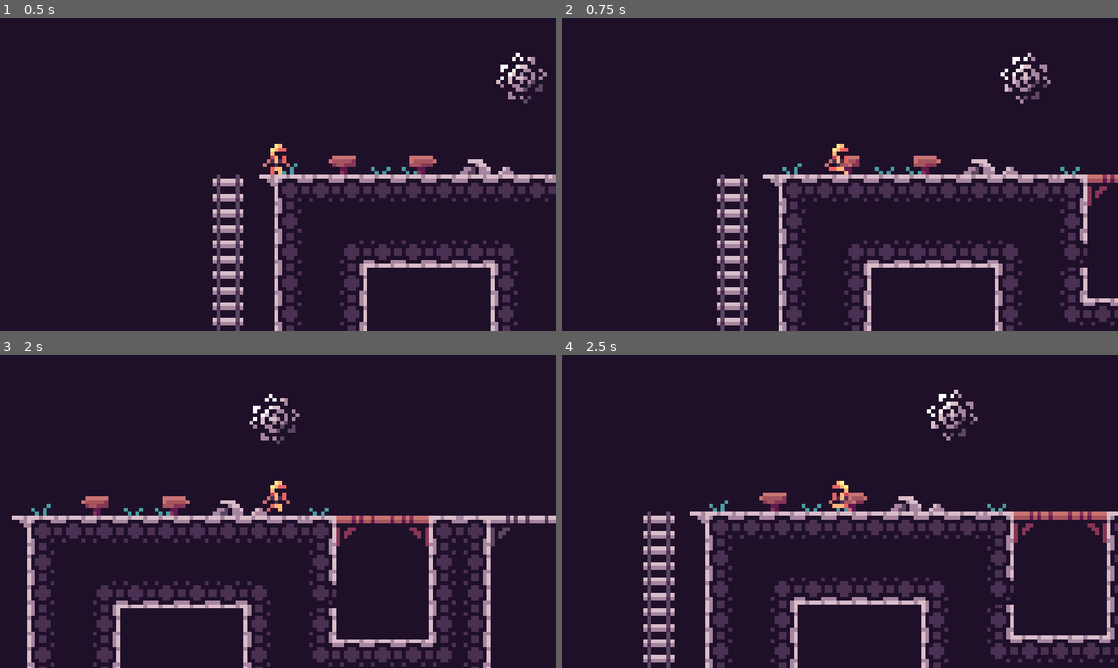
Above: before the commit, frames 1-4 (two rows, left to right).
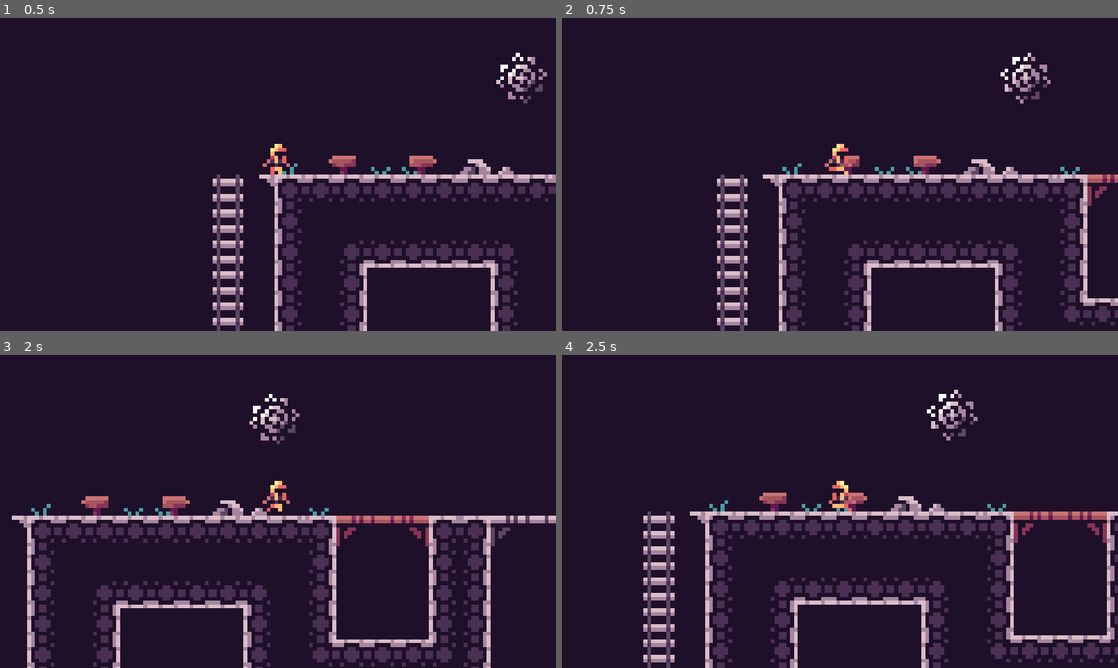
Above: after the commit, the same moments.

Repository: kjardine00/MetroidvaniaPuzzleGame
Game: Godot game, scene res://RoomBuilder/room_template.tscn
Two runs of this game, one before a commit and one after it. Both use one fixed random seed, a clock stepped at 60 frames per second and the inputs below. The project has no main scene, so this scene is started directly.
Inputs:
- Up to frame 1 (0.5 s): no input
- Up to frame 2 (0.75 s): tap Enter at 0.5 s; hold D (move_right) from 0.53 s (still down); hold F (interact) from 0.53 s (still down)
- Up to frame 3 (2 s): keep holding D (move_right); tap K (jump) at 0.77, 1.52 s; release F (interact) at 1.28 s; tap J (attack) at 1.35 s; tap F (interact) at 1.55 s
- Up to frame 4 (2.5 s): release D (move_right) at 2.03 s; hold A (move_left) from 2.03 s (still down); hold F (interact) from 2.03 s (still down)

Frame 1 is identical in both runs. In frame 2, 0.1% of the frame differs, in the area x 89-95%, y 71-80%; in frame 3, 0.1%; in frame 4, 0.1%.

Commit message:
started working on inputing a dialog manager

Diff:
--- a/RoomBuilder/room_template.tscn
+++ b/RoomBuilder/room_template.tscn
@@ -47,7 +47,7 @@
 tile_set = SubResource("TileSet_802c3")
 
 [node name="CaveTileMapLayer" parent="." instance=ExtResource("3_porx7")]
-tile_map_data = PackedByteArray("AAABAAsAAAAGAAIAAAABAAoAAAA …(2888 unchanged characters)… gAAkAAAAGAAIAAAAgAAgAAAAIAAIAAAAnAAgAAAAIAAMAAAAdAAYAAAAAAAEAAAAOAAwAAAAOAAIAAAAKAAw …(2703 unchanged characters)…
+tile_map_data = PackedByteArray("AAABAAsAAAAGAAIAAAABAAoAAAA …(2888 unchanged characters)… gAAkAAAAGAAIAAAAgAAgAAAAIAAIAAAAnAAgAAAAGAAIAAAAdAAYAAAAAAAEAAAAOAAwAAAAOAAIAAAAKAAw …(2703 unchanged characters)…
 
 [node name="OneWayPlatformTileMapLayer" parent="." instance=ExtResource("4_s1jbb")]
 tile_map_data = PackedByteArray("AAAoAAYAAAAAAAAAAAApAAYAAAABAAAAAAAqAAYAAAACAAAAAAAtAAYAAAAAAAEAAAAuAAYAAAABAAEAAAAvAAYAAAACAAEAAAAyAAYAAAAAAAIAAAAzAAYAAAABAAIAAAA0AAYAAAACAAIAAAA=")
--- /dev/null
+++ b/Scripts/Dialog/dialog_box.tscn
@@ -0,0 +1,3 @@
+[gd_scene format=3 uid="uid://depryfwi3hoh7"]
+
+[node name="DialogueBox" type="MarginContainer"]
--- /dev/null
+++ b/Scripts/Dialog/dialog_manager.gd
@@ -0,0 +1,58 @@
+extends Node
+
+@onready var dialog_box = preload("res://Scripts/Dialog/dialog_box.tscn")
+
+var dialog_lines: Array[String] = []
+var current_line_index := 0
+
+var text_box
+var text_box_position: Vector2
+
+var active_dialog := false
+var can_advance := false
+
+func _on_interact_action(lines: Array[String], position: Vector2) -> void:
+    if active_dialog:
+        continue_dialog()
+    else:
+        _start_dialog(lines, position)
+
+func _start_dialog(lines: Array[String], position: Vector2) -> void:
+    if active_dialog:
+        return
+
+    dialog_lines = lines
+    text_box_position = position
+    _show_dialog_box()
+
+    active_dialog = true
+    current_line_index = 0
+
+func _show_dialog_box() -> void:
+    text_box = dialog_box.instantiate()
+    text_box.finished_displaying_text.connect(func():
+        can_advance = true)
+    get_tree().current_scene.add_child(text_box)
+    text_box.global_position = text_box_position
+    text_box.display_text(dialog_lines[current_line_index])
+
+    can_advance = false
+
+func continue_dialog() -> void:
+    if active_dialog and can_advance:
+        text_box.queue_free()
+
+        current_line_index += 1
+
+        if current_line_index >= dialog_lines.size():
+            active_dialog = false
+            current_line_index = 0
+            return
+
+        _show_dialog_box()
+
+func close_dialog() -> void:
+    if active_dialog:
+        text_box.queue_free()
+        active_dialog = false
+        current_line_index = 0
--- a/Scripts/PickUps/Equipment/axe.gd
+++ b/Scripts/PickUps/Equipment/axe.gd
@@ -1 +1,9 @@
 extends Node2D
+
+@export var interact_comp : InteractComponent
+
+func _ready() -> void:
+    interact_comp.interact_action.connect(_on_interact_action)
+
+func _on_interact_action(interactor: Player) -> void:
+    print_debug("[Axe] Interacted with by: ", interactor.name)
--- a/z.Depreciated/player.gd
+++ b/z.Depreciated/player.gd
@@ -3,7 +3,6 @@
 @export_category("Connections")
 @export var anim_player: AnimationPlayer
 @export var movement_handler: MovementHandler
-@export var interact_area: PlayerInteractionArea
 @export var state_machine: StateMachine
 
 @export var sprite: Sprite2D
Not shown, added: Scripts/Dialog/dialog_manager.gd.uid
Not shown, changed: README.md
